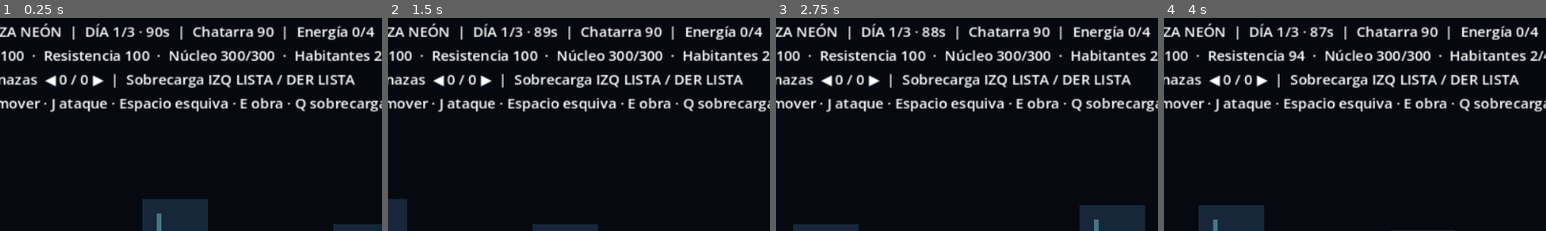
Above: before the commit, frames 1-4 (left to right).
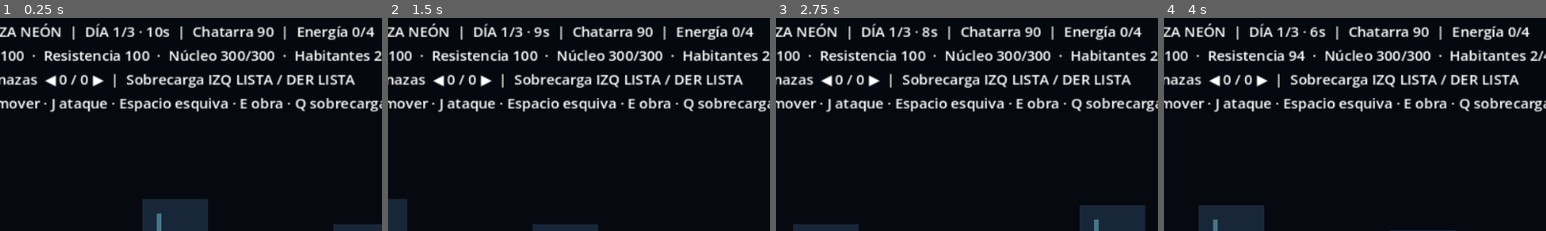
Above: after the commit, the same moments.

Repository: CarlosFloresDev/ceniza-neon
Game: Godot game, scene res://scenes/main.tscn
Same seed, same stepped clock (60 frames per second), same inputs: the game is played once before the commit and once after it.
Inputs (mouse positions are % of the whole screen's width and height, from its top left):
- Up to frame 1 (0.25 s): no input
- Up to frame 2 (1.5 s): move the mouse to (72, 45) at 0.52 s; hold J (attack) 0.53-1.28 s; hold D (move_right) from 0.53 s (still down); click (72, 45) at 0.67 s; tap E (interact) at 0.8, 1.35 s; move the mouse to (30, 55) at 1.27 s
- Up to frame 3 (2.75 s): tap J (attack) at 1.55 s; move the mouse to (60, 28) at 2.02 s; release D (move_right) at 2.03 s; hold A (move_left) from 2.03 s (still down); hold J (attack) from 2.03 s (still down); tap E (interact) at 2.3 s
- Up to frame 4 (4 s): move the mouse to (45, 70) at 2.77 s; release A (move_left) at 2.78 s; release J (attack) at 2.78 s; hold D (move_right) from 2.78 s (still down); tap Space (dodge) at 2.85 s; click (45, 70) at 2.92 s; tap J (attack) at 3.05 s; move the mouse to (80, 65) at 3.52 s; hold E (interact) from 3.53 s (still down)
The pictures show only the part of the screen within x 6-56%, y 0-50%; the shares and areas given below are measured in that part.

The runs differ from the first frame. In frame 1, less than 0.1% of the frame differs, in the area x 38-41%, y 4-9%; in frame 2, 2.0%; in frame 3, 1.9%; in frame 4, 2.0%, in the area x 38-98%, y 3-11%.

Commit message:
feat: integrar sprites y cinco animaciones del errante

Diff:
--- /dev/null
+++ b/scenes/errante.tscn
@@ -0,0 +1,211 @@
+[gd_scene format=3 uid="uid://bvs0pk856dqkp"]
+
+[ext_resource type="Texture2D" uid="uid://cwx8im325pm1s" path="res://assets/enemies/errante/ataque/ataque_01.png" id="1_8v35g"]
+[ext_resource type="Texture2D" uid="uid://dif6l4ibpx7va" path="res://assets/enemies/errante/caminar/caminar_00.png" id="1_gx2so"]
+[ext_resource type="Texture2D" uid="uid://nvvqe14jsnet" path="res://assets/enemies/errante/ataque/ataque_02.png" id="2_o2vkn"]
+[ext_resource type="Texture2D" uid="uid://6sx5nocqvpek" path="res://assets/enemies/errante/ataque/ataque_03.png" id="3_qhm3i"]
+[ext_resource type="Texture2D" uid="uid://dh2ma4sdr3hk4" path="res://assets/enemies/errante/caminar/caminar_02.png" id="3_rm13o"]
+[ext_resource type="Texture2D" uid="uid://dftoovc70i7cf" path="res://assets/enemies/errante/caminar/caminar_03.png" id="4_ac5f0"]
+[ext_resource type="Texture2D" uid="uid://b8g62mhrwljpt" path="res://assets/enemies/errante/ataque/ataque_04.png" id="4_nwlj6"]
+[ext_resource type="Texture2D" uid="uid://bcohn7quacjgq" path="res://assets/enemies/errante/ataque/ataque_05.png" id="5_4a8gq"]
+[ext_resource type="Texture2D" uid="uid://doyxyf0syudtm" path="res://assets/enemies/errante/caminar/caminar_04.png" id="5_ha680"]
+[ext_resource type="Texture2D" uid="uid://087gq74fhf7f" path="res://assets/enemies/errante/caminar/caminar_05.png" id="6_n26po"]
+[ext_resource type="Texture2D" uid="uid://c8b3uta2mf3i1" path="res://assets/enemies/errante/ataque/ataque_06.png" id="6_nuevn"]
+[ext_resource type="Texture2D" uid="uid://rtkbfdod1ckr" path="res://assets/enemies/errante/caminar/caminar_06.png" id="7_gbe44"]
+[ext_resource type="Texture2D" uid="uid://bvolv27o7m36q" path="res://assets/enemies/errante/ataque/ataque_07.png" id="7_w84ho"]
+[ext_resource type="Texture2D" uid="uid://dxwwpy2ph44me" path="res://assets/enemies/errante/ataque/ataque_08.png" id="8_3ugpa"]
+[ext_resource type="Texture2D" uid="uid://clo0fd5bn0dot" path="res://assets/enemies/errante/caminar/caminar_07.png" id="8_art7u"]
+[ext_resource type="Texture2D" uid="uid://b3b5f4wti06jm" path="res://assets/enemies/errante/ataque/ataque_09.png" id="9_cauoq"]
+[ext_resource type="Texture2D" uid="uid://e8llm5oxxm2i" path="res://assets/enemies/errante/ataque/ataque_10.png" id="10_fqccr"]
+[ext_resource type="Texture2D" uid="uid://c4upbygv2p8gi" path="res://assets/enemies/errante/dano/dano_00.png" id="18_px57u"]
+[ext_resource type="Texture2D" uid="uid://dmv1vwvwvvpmn" path="res://assets/enemies/errante/dano/dano_01.png" id="19_bwh30"]
+[ext_resource type="Texture2D" uid="uid://c5admmx1vi656" path="res://assets/enemies/errante/dano/dano_02.png" id="20_nsban"]
+[ext_resource type="Texture2D" uid="uid://faas8qnxjlgn" path="res://assets/enemies/errante/dano/dano_03.png" id="21_misja"]
+[ext_resource type="Texture2D" uid="uid://c0sxikmquxtej" path="res://assets/enemies/errante/dano/dano_04.png" id="22_yy522"]
+[ext_resource type="Texture2D" uid="uid://d11s2gkqvb4p5" path="res://assets/enemies/errante/dano/dano_05.png" id="23_enoua"]
+[ext_resource type="Texture2D" uid="uid://dyg6shno6k57s" path="res://assets/enemies/errante/dano/dano_06.png" id="24_oqufn"]
+[ext_resource type="Texture2D" uid="uid://s88usgxvraoy" path="res://assets/enemies/errante/dano/dano_07.png" id="25_7k0dh"]
+[ext_resource type="Texture2D" uid="uid://b127lj4gtlq4c" path="res://assets/enemies/errante/destruccion/destruccion_00.png" id="26_ypr87"]
+[ext_resource type="Texture2D" uid="uid://ck1upbg8rqsy4" path="res://assets/enemies/errante/destruccion/destruccion_01.png" id="27_hb7jh"]
+[ext_resource type="Texture2D" uid="uid://vgfrmqepm2q6" path="res://assets/enemies/errante/destruccion/destruccion_02.png" id="28_u3fi3"]
+[ext_resource type="Texture2D" uid="uid://camifobsyo8tm" path="res://assets/enemies/errante/destruccion/destruccion_03.png" id="29_g8lsp"]
+[ext_resource type="Texture2D" uid="uid://dpx6bbx2bmeqr" path="res://assets/enemies/errante/destruccion/destruccion_04.png" id="30_j0h0y"]
+[ext_resource type="Texture2D" uid="uid://tgannhyi7jhl" path="res://assets/enemies/errante/destruccion/destruccion_05.png" id="31_oy3v0"]
+[ext_resource type="Texture2D" uid="uid://hx5e7s2r1a8r" path="res://assets/enemies/errante/destruccion/destruccion_06.png" id="32_c3o02"]
+[ext_resource type="Texture2D" uid="uid://cxaqmwa1f4ric" path="res://assets/enemies/errante/destruccion/destruccion_07.png" id="33_jtonc"]
+[ext_resource type="Texture2D" uid="uid://dsfbori86f2oi" path="res://assets/enemies/errante/reposo/reposo_00.png" id="34_gd7ai"]
+[ext_resource type="Texture2D" uid="uid://choyxr0yfu5kc" path="res://assets/enemies/errante/reposo/reposo_01.png" id="35_25a5u"]
+[ext_resource type="Texture2D" uid="uid://du584b6q7q2ll" path="res://assets/enemies/errante/reposo/reposo_02.png" id="36_jboe5"]
+[ext_resource type="Texture2D" uid="uid://dtv5i8fntt080" path="res://assets/enemies/errante/reposo/reposo_03.png" id="37_pfb2t"]
+[ext_resource type="Texture2D" uid="uid://1u1sjpcpx026" path="res://assets/enemies/errante/reposo/reposo_04.png" id="38_xb7l6"]
+[ext_resource type="Texture2D" uid="uid://dddmd8rap2y3r" path="res://assets/enemies/errante/reposo/reposo_05.png" id="39_hgc85"]
+[ext_resource type="Texture2D" uid="uid://d38f0fxu0p5ba" path="res://assets/enemies/errante/reposo/reposo_06.png" id="40_drjwj"]
+[ext_resource type="Texture2D" uid="uid://sqjovrhhla72" path="res://assets/enemies/errante/reposo/reposo_07.png" id="41_q536l"]
+
+[ext_resource type="Script" path="res://scripts/siege_enemy.gd" id="42_behavior"]
+
+[sub_resource type="SpriteFrames" id="SpriteFrames_kn1s8"]
+animations = [{
+"frames": [{
+"duration": 1.0,
+"texture": ExtResource("1_8v35g")
+}, {
+"duration": 1.0,
+"texture": ExtResource("2_o2vkn")
+}, {
+"duration": 1.0,
+"texture": ExtResource("3_qhm3i")
+}, {
+"duration": 1.0,
+"texture": ExtResource("4_nwlj6")
+}, {
+"duration": 1.0,
+"texture": ExtResource("5_4a8gq")
+}, {
+"duration": 1.0,
+"texture": ExtResource("6_nuevn")
+}, {
+"duration": 1.0,
+"texture": ExtResource("7_w84ho")
+}, {
+"duration": 1.0,
+"texture": ExtResource("8_3ugpa")
+}, {
+"duration": 1.0,
+"texture": ExtResource("9_cauoq")
+}, {
+"duration": 1.0,
+"texture": ExtResource("10_fqccr")
+}],
+"loop": false,
+"name": &"ataque",
+"speed": 4.0
+}, {
+"frames": [{
+"duration": 1.0,
+"texture": ExtResource("1_gx2so")
+}, {
+"duration": 1.0,
+"texture": ExtResource("4_ac5f0")
+}, {
+"duration": 1.0,
+"texture": ExtResource("3_rm13o")
+}, {
+"duration": 1.0,
+"texture": ExtResource("4_ac5f0")
+}, {
+"duration": 1.0,
+"texture": ExtResource("5_ha680")
+}, {
+"duration": 1.0,
+"texture": ExtResource("4_ac5f0")
+}, {
+"duration": 1.0,
+"texture": ExtResource("6_n26po")
+}, {
+"duration": 1.0,
+"texture": ExtResource("7_gbe44")
+}, {
+"duration": 1.0,
+"texture": ExtResource("8_art7u")
+}],
+"loop": 1,
+"name": &"caminar",
+"speed": 4.0
+}, {
+"frames": [{
+"duration": 1.0,
+"texture": ExtResource("18_px57u")
+}, {
+"duration": 1.0,
+"texture": ExtResource("19_bwh30")
+}, {
+"duration": 1.0,
+"texture": ExtResource("20_nsban")
+}, {
+"duration": 1.0,
+"texture": ExtResource("21_misja")
+}, {
+"duration": 1.0,
+"texture": ExtResource("22_yy522")
+}, {
+"duration": 1.0,
+"texture": ExtResource("23_enoua")
+}, {
+"duration": 1.0,
+"texture": ExtResource("24_oqufn")
+}, {
+"duration": 1.0,
+"texture": ExtResource("25_7k0dh")
+}],
+"loop": false,
+"name": &"daño",
+"speed": 4.0
+}, {
+"frames": [{
+"duration": 1.0,
+"texture": ExtResource("26_ypr87")
+}, {
+"duration": 1.0,
+"texture": ExtResource("27_hb7jh")
+}, {
+"duration": 1.0,
+"texture": ExtResource("28_u3fi3")
+}, {
+"duration": 1.0,
+"texture": ExtResource("29_g8lsp")
+}, {
+"duration": 1.0,
+"texture": ExtResource("30_j0h0y")
+}, {
+"duration": 1.0,
+"texture": ExtResource("31_oy3v0")
+}, {
+"duration": 1.0,
+"texture": ExtResource("32_c3o02")
+}, {
+"duration": 1.0,
+"texture": ExtResource("33_jtonc")
+}],
+"loop": false,
+"name": &"destruccion",
+"speed": 4.0
+}, {
+"frames": [{
+"duration": 1.0,
+"texture": ExtResource("34_gd7ai")
+}, {
+"duration": 1.0,
+"texture": ExtResource("35_25a5u")
+}, {
+"duration": 1.0,
+"texture": ExtResource("36_jboe5")
+}, {
+"duration": 1.0,
+"texture": ExtResource("37_pfb2t")
+}, {
+"duration": 1.0,
+"texture": ExtResource("38_xb7l6")
+}, {
+"duration": 1.0,
+"texture": ExtResource("39_hgc85")
+}, {
+"duration": 1.0,
+"texture": ExtResource("40_drjwj")
+}, {
+"duration": 1.0,
+"texture": ExtResource("41_q536l")
+}],
+"loop": 1,
+"name": &"reposo",
+"speed": 7.0
+}]
+
+[node name="Errante" type="Node2D" unique_id=1760129631]
+script = ExtResource("42_behavior")
+
+[node name="AnimatedSprite2D" type="AnimatedSprite2D" parent="." unique_id=771515300]
+texture_filter = 1
+position = Vector2(0, -21)
+sprite_frames = SubResource("SpriteFrames_kn1s8")
+animation = &"reposo"
--- a/scenes/main.tscn
+++ b/scenes/main.tscn
@@ -4,3 +4,4 @@
 
 [node name="PrimerDistrito" type="Node2D" unique_id=1530451222]
 script = ExtResource("1")
+day_duration = 10.0
--- a/scripts/siege_enemy.gd
+++ b/scripts/siege_enemy.gd
@@ -1,5 +1,6 @@
 extends Node2D
-## Enemigo de asedio: avance, aviso de ataque, golpe y recuperación.
+## Lógica de asedio compartida; el errante utiliza una escena animada.
+@export var sprite_faces_right: bool = true
 var world: Node2D
 var runner: bool = false
 var health: int = 100
@@ -11,56 +12,139 @@
 var target_kind: String = ""
 var target_index: int = -1
 var flash: float = 0.0
+var hurt_remaining: float = 0.0
+var death_remaining: float = 0.0
+var attack_visual_remaining: float = 0.0
+@onready var sprite: AnimatedSprite2D = get_node_or_null("AnimatedSprite2D") as AnimatedSprite2D
 
 func _ready() -> void:
+	if sprite != null:
+		sprite.animation_finished.connect(_on_animation_finished)
+		play_visual(&"reposo")
+	if world == null:
+		return # F6 permite previsualizar la escena sin una partida activa.
 	add_to_group("enemies")
 	if runner:
 		max_health = 60
-		health = 60
 		speed = 56.0
 		damage = 8
 	max_health += (world.day - 1) * 20
 	health = max_health
+	face_toward(0.0)
+
+func animation_duration(animation_name: StringName) -> float:
+	if sprite == null or not sprite.sprite_frames.has_animation(animation_name):
+		return 0.0
+	var frames: SpriteFrames = sprite.sprite_frames
+	var duration: float = 0.0
+	for index in range(frames.get_frame_count(animation_name)):
+		duration += frames.get_frame_duration(animation_name, index)
+	return duration / maxf(0.01, frames.get_animation_speed(animation_name))
+
+func play_visual(animation_name: StringName, duration: float = 0.0) -> void:
+	if sprite == null or not sprite.sprite_frames.has_animation(animation_name):
+		return
+	if sprite.animation == animation_name and sprite.is_playing():
+		return
+	sprite.speed_scale = animation_duration(animation_name) / duration if duration > 0.0 else 1.0
+	sprite.play(animation_name)
+
+func face_toward(x: float) -> void:
+	if sprite != null and not is_equal_approx(position.x, x):
+		sprite.flip_h = (x < position.x) if sprite_faces_right else (x > position.x)
+
+func update_visual(moving: bool = false) -> void:
+	if sprite != null:
+		sprite.modulate = Color(1.6, 1.3, 1.3) if flash > 0.0 else Color.WHITE
+	if windup > 0.0:
+		play_visual(&"ataque", 1.6)
+	elif hurt_remaining > 0.0:
+		play_visual(&"daño", 0.32)
+	elif moving:
+		attack_visual_remaining = 0.0
+		play_visual(&"caminar")
+	elif attack_visual_remaining > 0.0:
+		# Si recibió daño, deja terminar la reacción en vez de reiniciar el golpe.
+		if sprite != null and sprite.animation != &"ataque":
+			play_visual(&"reposo")
+	else:
+		play_visual(&"reposo")
+	queue_redraw()
 
 func get_hurt_rect() -> Rect2:
 	return Rect2(global_position + Vector2(-12, -30), Vector2(24, 30))
 
 func take_damage(amount: int) -> void:
-	if health <= 0:
+	if health <= 0 or amount <= 0:
 		return
 	health = maxi(0, health - amount)
 	flash = 0.12
+	hurt_remaining = 0.32
 	if health == 0:
 		remove_from_group("enemies")
 		world.scrap += 3
+		windup = 0.0
+		if sprite != null and animation_duration(&"destruccion") > 0.0:
+			sprite.modulate = Color.WHITE
+			play_visual(&"destruccion")
+			death_remaining = animation_duration(&"destruccion") + 0.1
+		else:
+			queue_free()
+		queue_redraw()
+		return
+	update_visual()
+
+func _on_animation_finished() -> void:
+	if health <= 0 and sprite.animation == &"destruccion":
 		queue_free()
 
 func _physics_process(delta: float) -> void:
-	if health <= 0 or world.finished:
+	if world == null:
+		return
+	if health <= 0:
+		death_remaining -= delta
+		if death_remaining <= 0.0:
+			queue_free()
+		return
+	if world.finished:
+		if sprite != null:
+			sprite.pause()
 		return
 	flash = maxf(0.0, flash - delta)
+	hurt_remaining = maxf(0.0, hurt_remaining - delta)
+	attack_visual_remaining = maxf(0.0, attack_visual_remaining - delta)
 	cooldown = maxf(0.0, cooldown - delta)
 	if windup > 0.0:
 		windup = maxf(0.0, windup - delta)
 		if windup == 0.0:
 			land_hit()
 			cooldown = 1.1
-		queue_redraw()
+		update_visual()
 		return
 	var player = world.player
+	var moving: bool = false
 	if player.health > 0 and absf(player.position.x - position.x) < 30.0:
 		target_kind = "player"
+		face_toward(player.position.x)
 	elif find_wall() >= 0:
 		target_kind = "wall"
 		target_index = find_wall()
+		face_toward(world.sites[target_index].x)
 	elif absf(position.x) < 35.0:
 		target_kind = "core"
+		face_toward(0.0)
 	else:
 		target_kind = ""
+		face_toward(0.0)
 		position.x = move_toward(position.x, 0.0, speed * delta)
+		moving = true
 	if target_kind != "" and cooldown == 0.0:
 		windup = 0.5
-	queue_redraw()
+		attack_visual_remaining = 1.6
+		# Reinicia el ciclo solo al iniciar un ataque real, no cada fotograma.
+		if sprite != null:
+			sprite.stop()
+	update_visual(moving)
 
 func find_wall() -> int:
 	for index in range(world.sites.size()):
@@ -79,12 +163,15 @@
 		world.core_health = maxi(0, world.core_health - damage)
 
 func _draw() -> void:
+	if health <= 0:
+		return
 	var color := Color("dd6482") if not runner else Color("e89e54")
 	if flash > 0.0:
 		color = Color.WHITE
 	var height: float = 30.0 if not runner else 22.0
-	draw_rect(Rect2(-10, -height, 20, height), color)
-	draw_rect(Rect2(-7, -height + 5, 14, 6), Color("271d33"))
+	if sprite == null:
+		draw_rect(Rect2(-10, -height, 20, height), color)
+		draw_rect(Rect2(-7, -height + 5, 14, 6), Color("271d33"))
 	draw_rect(Rect2(-12, -height - 7, 24.0 * health / max_health, 3), color)
 	if windup > 0.0:
 		draw_line(Vector2(0, -height - 13), Vector2(0, -height - 22), Color("ffce75"), 3.0)
--- a/scripts/world.gd
+++ b/scripts/world.gd
@@ -2,6 +2,7 @@
 ## Partida corta: economía, obras, tres asedios y resultado final.
 const PLAYER_SCENE: PackedScene = preload("res://scenes/player.tscn")
 const ENEMY_SCRIPT: Script = preload("res://scripts/siege_enemy.gd")
+const ERRANTE_SCENE: PackedScene = preload("res://scenes/errante.tscn")
 const FLOOR_Y: float = 260.0
 @export var day_duration: float = 90.0
 @export var warning_duration: float = 10.0
@@ -163,8 +164,12 @@
 			show_notice("Amanecer: +25 chatarra. Repara y prepara el siguiente asedio.")
 
 func spawn_enemy(side: float, runner: bool) -> Node2D:
-	var enemy := Node2D.new()
-	enemy.set_script(ENEMY_SCRIPT)
+	var enemy: Node2D
+	if runner:
+		enemy = Node2D.new()
+		enemy.set_script(ENEMY_SCRIPT)
+	else:
+		enemy = ERRANTE_SCENE.instantiate() as Node2D
 	enemy.world = self
 	enemy.runner = runner
 	enemy.process_mode = Node.PROCESS_MODE_PAUSABLE
--- /dev/null
+++ b/tests/errante_animation_smoke.gd
@@ -0,0 +1,58 @@
+extends SceneTree
+var failures: int = 0
+var checks: int = 0
+
+func _initialize() -> void:
+	call_deferred("run_checks")
+
+func verify(condition: bool, description: String) -> void:
+	checks += 1
+	if not condition:
+		failures += 1
+		push_error(description)
+
+func run_checks() -> void:
+	var world = load("res://scenes/main.tscn").instantiate()
+	root.add_child(world)
+	world.set_process(false)
+	world.player.set_physics_process(false)
+	var enemy = world.spawn_enemy(1, false)
+	enemy.set_physics_process(false)
+	var sprite: AnimatedSprite2D = enemy.get_node("AnimatedSprite2D")
+	verify(sprite.sprite_frames.get_animation_names().size() == 5, "Cinco animaciones cargadas")
+	verify(sprite.position == Vector2(0, -21), "Pies anclados al suelo")
+	verify(sprite.texture_filter == CanvasItem.TEXTURE_FILTER_NEAREST, "Pixel art sin suavizado")
+	enemy._physics_process(0.1)
+	verify(sprite.animation == &"caminar" and sprite.flip_h, "Caminar hacia la izquierda")
+	enemy.position.x = -400
+	enemy._physics_process(0.1)
+	verify(not sprite.flip_h, "Caminar hacia la derecha")
+	world.player.position.x = -380
+	enemy._physics_process(0.1)
+	verify(sprite.animation == &"ataque" and enemy.windup > 0, "Ataque con anticipación")
+	verify(not sprite.sprite_frames.get_animation_loop(&"ataque"), "Ataque sin bucle")
+	var original_health: int = world.player.health
+	enemy._physics_process(0.6)
+	verify(world.player.health == original_health - enemy.damage, "El ataque conserva su daño")
+	enemy.take_damage(1)
+	verify(sprite.animation == &"daño", "Animación de daño")
+	enemy._physics_process(0.4)
+	verify(sprite.animation == &"reposo", "Reposo durante recuperación")
+	var original_scrap: int = world.scrap
+	enemy.take_damage(1000)
+	verify(sprite.animation == &"destruccion" and not enemy.is_queued_for_deletion(), "Mostrar muerte antes de borrar")
+	verify(not enemy.is_in_group("enemies"), "La muerte deja de contar como amenaza")
+	enemy.take_damage(1000)
+	verify(world.scrap == original_scrap + 3, "Una sola recompensa por enemigo")
+	verify(not sprite.sprite_frames.get_animation_loop(&"destruccion"), "Destrucción sin bucle")
+	await create_timer(2.3).timeout
+	verify(not is_instance_valid(enemy), "Desaparición al terminar la animación")
+	var runner = world.spawn_enemy(-1, true)
+	runner.set_physics_process(false)
+	verify(runner.get_node_or_null("AnimatedSprite2D") == null, "Conservar corredor provisional")
+	runner.take_damage(1000)
+	verify(runner.is_queued_for_deletion(), "Corredor conserva muerte inmediata")
+	world.queue_free()
+	await process_frame
+	print("Animaciones: %d comprobaciones; %d fallos" % [checks, failures])
+	quit(1 if failures > 0 else 0)
Binary file added: assets/enemies/errante/ataque/ataque_01.png
Not shown, added: assets/enemies/errante/ataque/ataque_01.png.import
Binary file added: assets/enemies/errante/ataque/ataque_02.png
Not shown, added: assets/enemies/errante/ataque/ataque_02.png.import
Binary file added: assets/enemies/errante/ataque/ataque_03.png
Not shown, added: assets/enemies/errante/ataque/ataque_03.png.import
Binary file added: assets/enemies/errante/ataque/ataque_04.png
Not shown, added: assets/enemies/errante/ataque/ataque_04.png.import
Binary file added: assets/enemies/errante/ataque/ataque_05.png
Not shown, added: assets/enemies/errante/ataque/ataque_05.png.import
Binary file added: assets/enemies/errante/ataque/ataque_06.png
Not shown, added: assets/enemies/errante/ataque/ataque_06.png.import
(and 73 more such lines)
